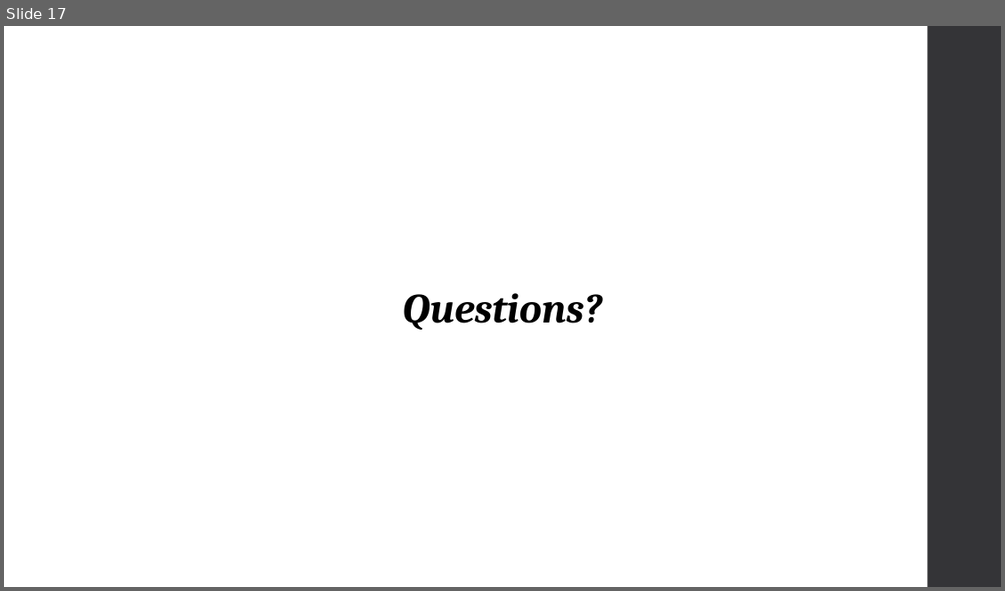
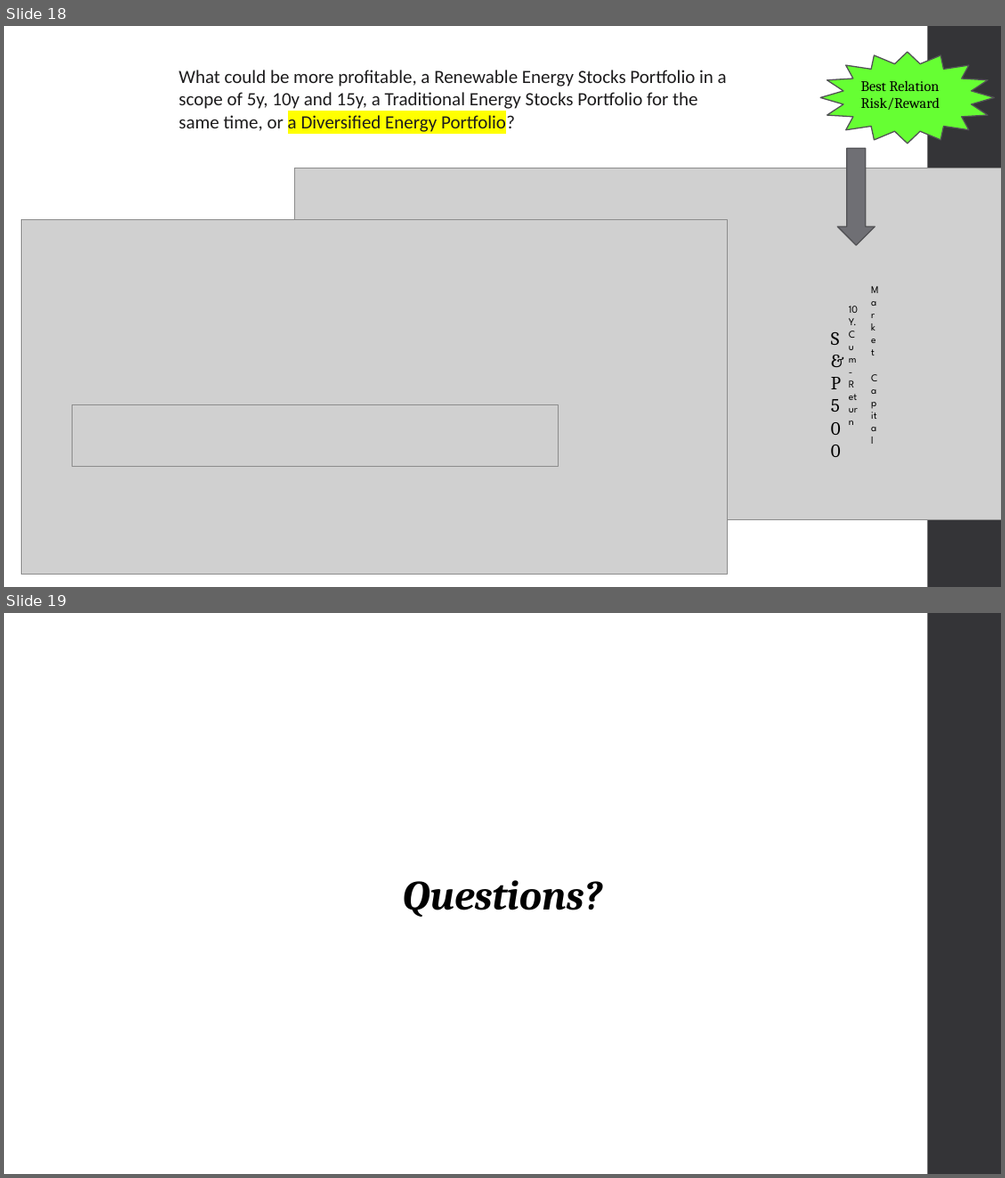
Before and after one commit to joshuatbond/Renewable_Energy, a slide deck: Rewable_Energy_Presentation.pptx. Shown one above the other, each under a label of ours: slide 17 before the commit, slides 18 and 19 after it. The pictures are 1005x591 and 1005x1178 pixels, drawn with LibreOffice and Linux fonts; fonts in the diff are those of the drawing; grey boxes stand for pictures. Boxes give left, top, right and bottom in pixels: in the first picture for what was removed or moved away, otherwise in the second. Text is boxed around its words. In the diff, an @@ line names an element or a change of style, - is before the commit and + after.

```diff
--- a/Rewable_Energy_Presentation.pptx
+++ b/Rewable_Energy_Presentation.pptx
@@ slide 18 added at bbox=[4, 26, 1001, 587], background #FFFFFF; not listed: 1 template element that a slide beside it also shows @@
@@ text added at bbox=[178, 70, 727, 134], 18 pt, text #1D1C1D @@
+What could be more profitable, a Renewable Energy Stocks Portfolio in a scope of 5y, 10y and 15y, a Traditional Energy Stocks Portfolio for the same time, or a Diversified Energy Portfolio?
@@ group added at bbox=[821, 52, 995, 458]: 4 texts, 1 down arrow, 1 star @@
+S&P500
+10Y. Cum-Return
+Market
+Capital
+Best Relation Risk/Reward
@@ picture added at bbox=[295, 168, 1001, 520] @@
@@ picture added at bbox=[21, 220, 728, 573] @@
@@ picture added at bbox=[73, 405, 558, 467] @@
@@ what was slide 17 is now slide 19 @@
```
Also in this commit, not shown: 2 other slides added, 1 slide removed, 1 other file.
